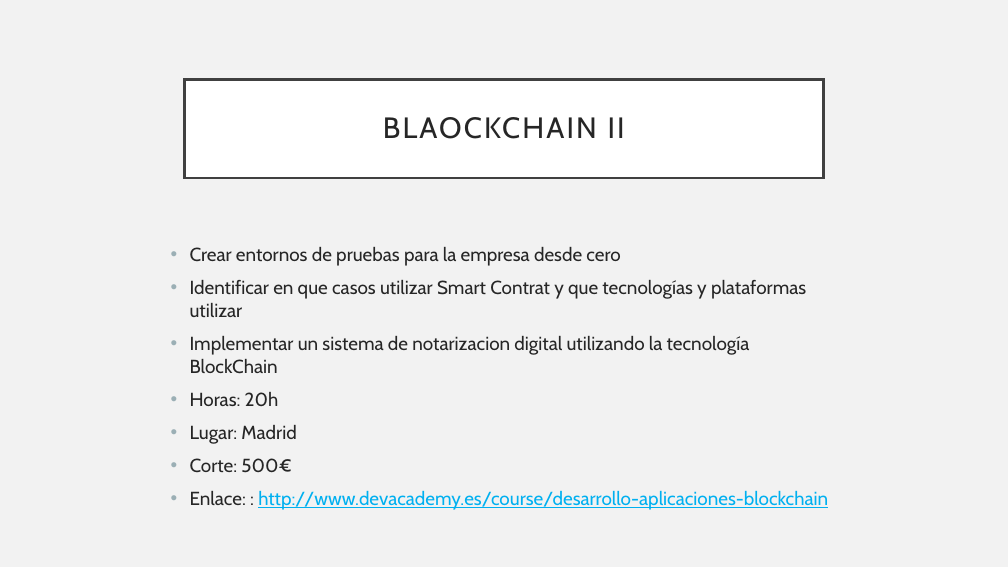
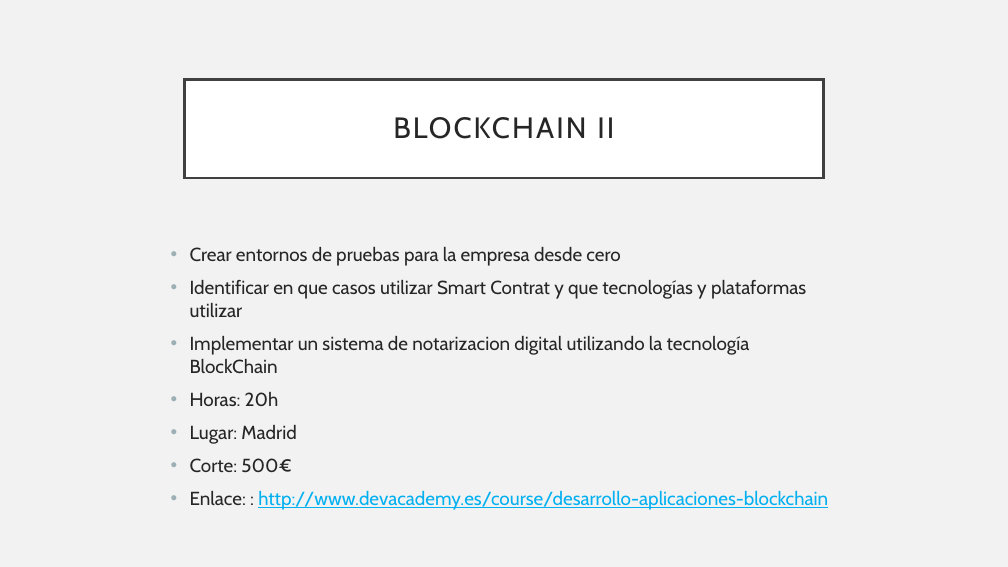
Before and after one commit to alex7dm/DTE_T1_OpenSourceBlockchain, a slide deck: slide 21 of OPEN SOURCE BLOCKCHAIN.pptx. Drawn at 1008x567 pixels with LibreOffice and Linux fonts; fonts in the diff are those of the drawing. Boxes give left, top, right and bottom in pixels: in the first picture for what was removed or moved away, otherwise in the second. Text is boxed around its words. In the diff, an @@ line names an element or a change of style, - is before the commit and + after.

```diff
--- a/OPEN SOURCE BLOCKCHAIN.pptx
+++ b/OPEN SOURCE BLOCKCHAIN.pptx
@@ title at (393,117,614,139): text changed @@
-BLAOCKCHAIN II
+BLOCKCHAIN II
```
Also in this commit, not shown: 1 other slide changed, 5 slides added, 4 slides removed.
